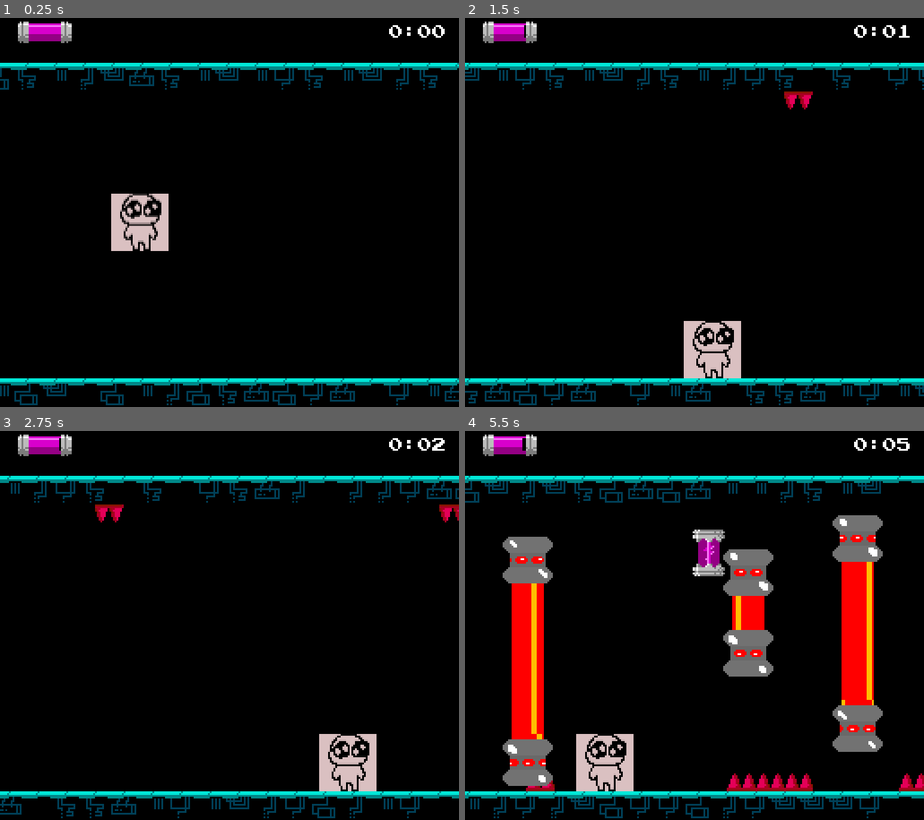
Above: before the commit, frames 1-4 (two rows, left to right).
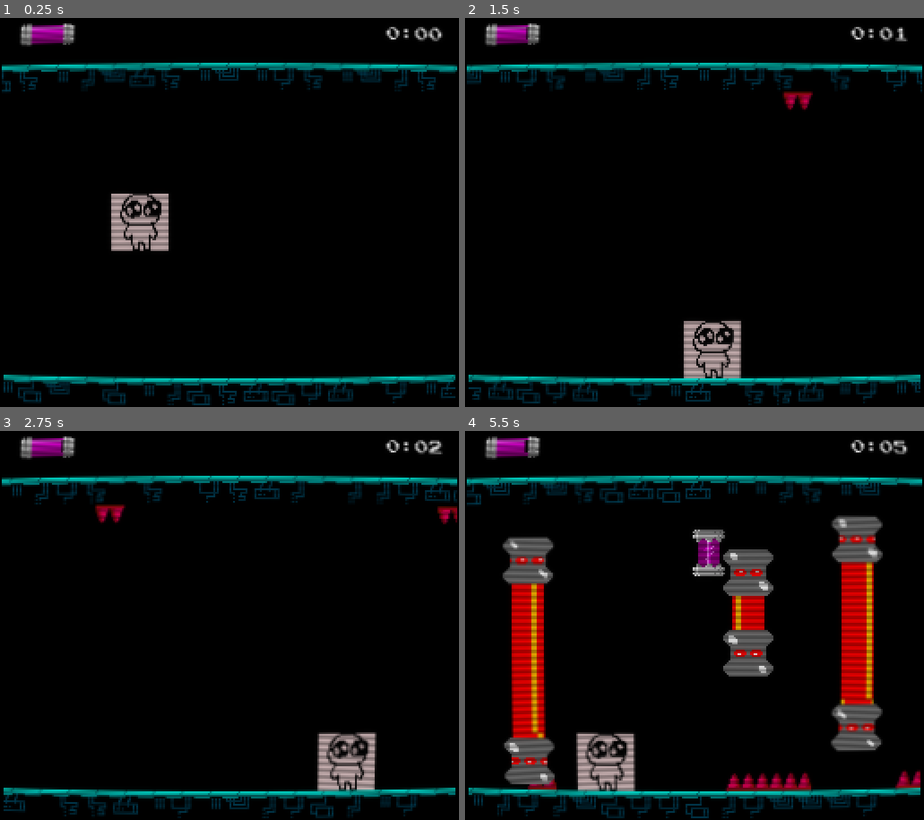
Above: after the commit, the same moments.

Repository: kernel00ps/Hoverbald
Game: Godot game, scene res://scenes/main.tscn
The game is run twice, just before and just after one commit, with the same random seed, the same clock (stepped at 60 frames per second) and the same inputs. Sound files missing from this copy of the repository are replaced by a short silence.
Inputs:
- Up to frame 1 (0.25 s): no input
- Up to frame 2 (1.5 s): hold D (RIGHT) 0.53-1.28 s; hold S (DOWN) from 1.28 s (still down)
- Up to frame 3 (2.75 s): release S (DOWN) at 2.03 s; hold D (RIGHT) from 2.03 s (still down)
- Up to frame 4 (5.5 s): release D (RIGHT) at 2.78 s; hold Space (UP) 2.78-3.53 s; hold A (LEFT) 3.53-5.03 s; hold S (DOWN) from 5.03 s (still down)

The runs differ from the first frame. In frame 1, 8.6% of the frame differs, in the area x 0-100%, y 0-100%; in frame 2, 8.8%; in frame 3, 9.1%; in frame 4, 21%.

Commit message:
CRT shader

Diff:
--- /dev/null
+++ b/data/crt.gdshader
@@ -0,0 +1,32 @@
+shader_type canvas_item;
+render_mode unshaded, skip_vertex_transform;
+
+uniform sampler2D screen_texture: hint_screen_texture, filter_linear_mipmap;
+
+const float curvature = 7.0;
+const float viewport_width = 256.0;
+const float vignette_multiplier = 0.0;
+
+void vertex() {
+	//COLOR = texture(screen_texture, UV);
+}
+
+void fragment() {
+	vec2 centered_uv = SCREEN_UV * 2.0 - 1.0;
+	vec2 uv_offset = centered_uv.yx / curvature;
+	vec2 warped_uv = centered_uv + centered_uv * uv_offset * uv_offset;
+
+	vec3 cutoff = vec3(step(abs(warped_uv.x), 1.0) * step(abs(warped_uv.y), 1.0));
+	vec3 scanlines = vec3(sin(2.0 * warped_uv.y * viewport_width) * 0.15 + 0.75);
+	vec3 vignette = vec3(length(pow(abs(centered_uv), vec2(4.0)) / 3.0) );
+
+	vec3 screen_color = textureLod(screen_texture, (warped_uv + 1.0) / 2.0, 0.1).rgb * cutoff * scanlines;
+	screen_color -= vignette * vignette_multiplier;
+	//COLOR = vec4(warped_uv, 0.0, 1.0);
+	COLOR = vec4(screen_color, 1.0);
+}
+
+//void light() {
+	// Called for every pixel for every light affecting the CanvasItem.
+	// Uncomment to replace the default light processing function with this one.
+//}
--- /dev/null
+++ b/scenes/crt.tscn
@@ -0,0 +1,16 @@
+[gd_scene load_steps=4 format=3 uid="uid://dnkgvrhct02v3"]
+
+[ext_resource type="Shader" path="res://data/crt.gdshader" id="1_581q7"]
+
+[sub_resource type="ShaderMaterial" id="ShaderMaterial_f0jrw"]
+shader = ExtResource("1_581q7")
+
+[sub_resource type="QuadMesh" id="QuadMesh_k6xi8"]
+size = Vector2(256, 224)
+center_offset = Vector3(128, 112, 0)
+
+[node name="CRT" type="CanvasLayer"]
+
+[node name="MeshInstance2D" type="MeshInstance2D" parent="."]
+material = SubResource("ShaderMaterial_f0jrw")
+mesh = SubResource("QuadMesh_k6xi8")
--- a/scenes/main.tscn
+++ b/scenes/main.tscn
@@ -14,6 +14,7 @@
 [ext_resource type="AudioStream" uid="uid://svqvb4sxt2we" path="res://assets/sound/music/song_main_1.wav" id="12_t4twm"]
 [ext_resource type="AudioStream" uid="uid://88eflf8eh02w" path="res://assets/sound/sound_crash_1.wav" id="13_7xarg"]
 [ext_resource type="AudioStream" uid="uid://12gtxwh847g3" path="res://assets/sound/sound_pickup_fule.wav" id="14_jf2fu"]
+[ext_resource type="PackedScene" uid="uid://dnkgvrhct02v3" path="res://scenes/crt.tscn" id="15_d0751"]
 
 [node name="Main" type="Node"]
 script = ExtResource("1_0bsyh")
@@ -55,6 +56,8 @@
 [node name="AudioStreamPlayer_pickup" type="AudioStreamPlayer" parent="."]
 stream = ExtResource("14_jf2fu")
 
+[node name="CRT" parent="." instance=ExtResource("15_d0751")]
+
 [connection signal="timeout" from="ObstacleTimer" to="." method="_on_obstacle_timer_timeout"]
 [connection signal="timeout" from="EnergyTimer" to="." method="_on_energy_timer_timeout"]
 [connection signal="finished" from="AudioStreamPlayer_intro" to="." method="_on_audio_stream_player_intro_finished"]
--- /dev/null
+++ b/scripts/crt.gd
@@ -0,0 +1,13 @@
+extends CanvasLayer
+
+var viewport_size: Vector2
+var viewport_width: float
+var viewport_height: float
+
+func _ready() -> void:
+	viewport_size = get_viewport().get_visible_rect().size
+	viewport_width = viewport_size.x
+	viewport_height = viewport_size.y
+
+func _process(delta: float) -> void:
+	pass
Not shown: 1 places in scenes/main.tscn that only renumber resources
